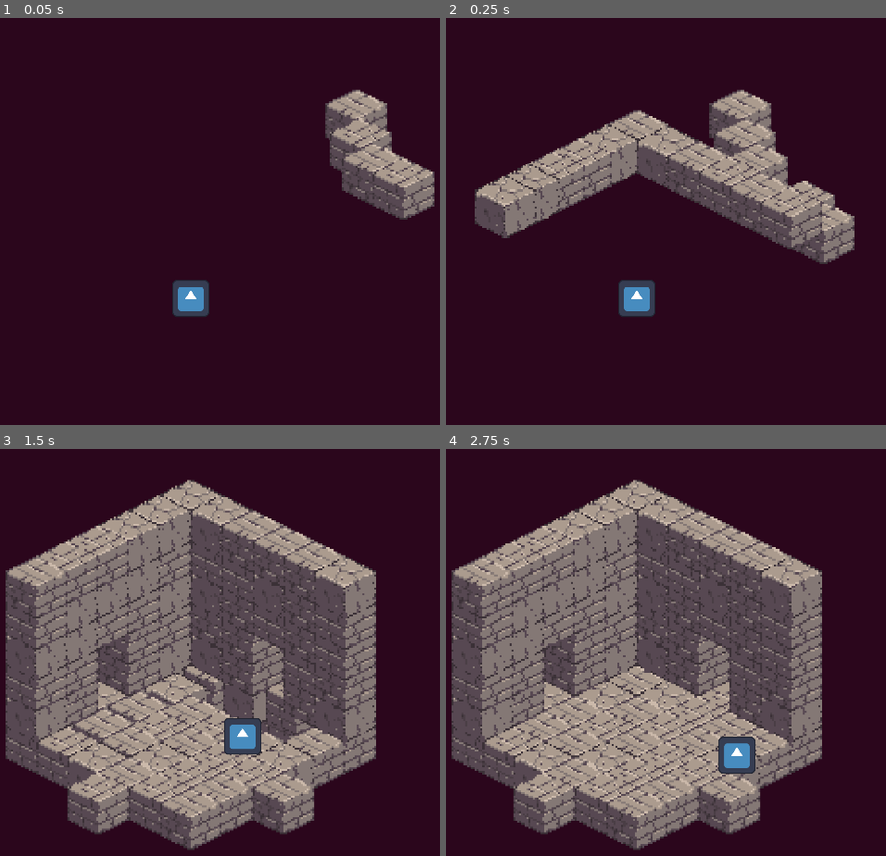
Above: before the commit, frames 1-4 (two rows, left to right).
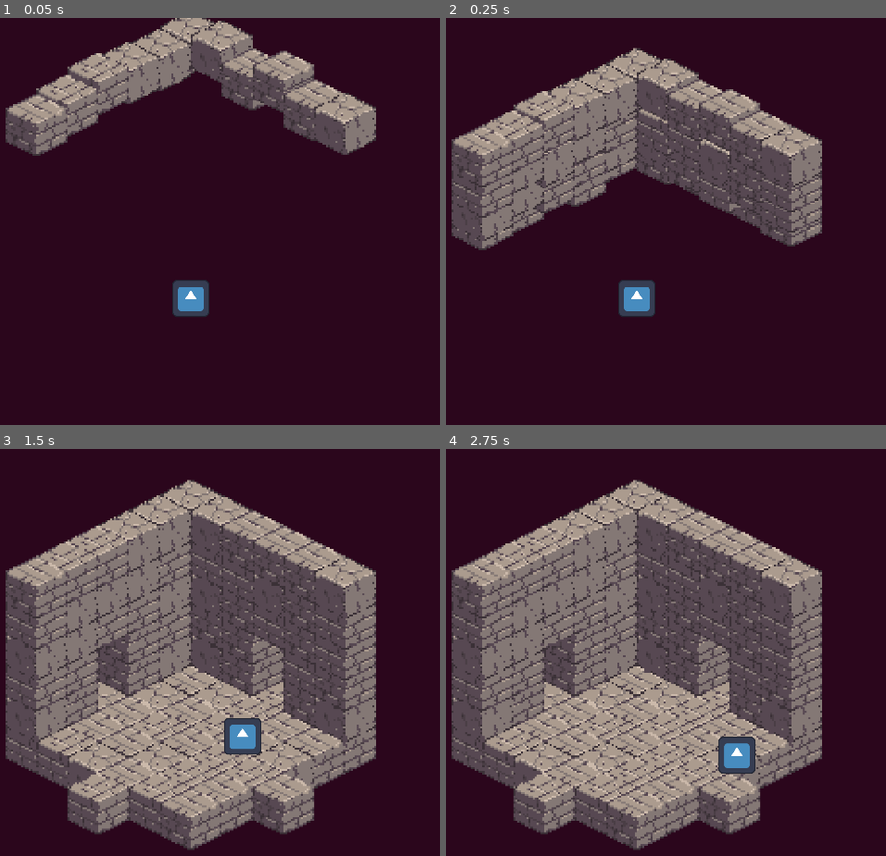
Above: after the commit, the same moments.

Repository: bitwise-aiden/godot-playground
Game: Godot game, scene res://game.tscn
Two runs of this game, one before a commit and one after it. Both use one fixed random seed, a clock stepped at 60 frames per second and the inputs below. The engine's default icon, where the game draws it, is replaced by a stand-in: a white triangle on a blue panel in a dark square.
Inputs:
- Up to frame 1 (0.05 s): no input
- Up to frame 2 (0.25 s): no input
- Up to frame 3 (1.5 s): hold Right (ui_right) 0.53-1.28 s; hold Down (ui_down) from 1.28 s (still down)
- Up to frame 4 (2.75 s): release Down (ui_down) at 2.03 s; hold Right (ui_right) from 2.03 s (still down)

The runs differ from the first frame. In frame 1, 16% of the frame differs, in the area x 1-99%, y 0-50%; in frame 2, 22%, in the area x 1-93%, y 7-61%; in frame 3, 3.0%; in frame 4, nothing differs.

Commit message:
Finish up transition

Diff:
--- a/block.gd
+++ b/block.gd
@@ -39,7 +39,7 @@
 		__sprite,
 		"position",
 		Vector2.ZERO,
-		0.2,
+		0.2 + randf() * 0.2,
 	)
 
 	await tween.finished
@@ -55,7 +55,7 @@
 		__sprite,
 		"position",
 		direction * 200.0,
-		0.2,
+		0.2 + randf() * 0.2,
 	)
 
 	await tween.finished
--- a/dungeon.gd
+++ b/dungeon.gd
@@ -1,4 +1,10 @@
 class_name Dungeon extends Node2D
+
+
+# Private constants
+
+const __DUNGEON_LAYER : Resource = preload("res://dungeon_layer.tscn")
+const __DUNGEON_HEIGHT : int = 6
 
 
 # Private variables
@@ -19,7 +25,7 @@
 		for coord in __layers[i].get_used_cells(0):
 			var delta : Vector2i = coord - __block_centre
 
-			__block_locations.append(Vector3i(delta.x, delta.y, i))
+			__block_locations.append(Vector3i(delta.x, i, delta.y))
 
 	var ground : TileMap = __layers[0]
 	var centre : Vector2 = ground.map_to_local(__block_centre)
@@ -31,43 +37,40 @@
 
 # Public methods
 
-
 func blocks_enter(
-	direction : Vector2i,
+	direction : Vector3i,
 	except : Array = [],
 ) -> void:
-	var blocks : Array[Block] = get_blocks()
-	blocks.sort_custom(
-		func (a, b):
-			__block_coord(a) * direction < __block_coord(b) * direction
-	)
-
-	for block in blocks:
-		if except.find(__block_location(block)) != -1:
-			continue
-
-		__block_enter(block, direction)
-
-		await get_tree().create_timer(0.01).timeout
+	var blocks_by_layer : Dictionary = get_blocks_by_layer(direction)
+	var layers : Array = blocks_by_layer.keys()
+	layers.sort()
+
+	for layer : int in layers:
+		for block : Block in blocks_by_layer[layer]:
+			if except.find(__block_location(block)) != -1:
+				continue
+
+			__block_enter(block, direction)
+
+		await get_tree().create_timer(0.05).timeout
 
 
 func blocks_exit(
-	direction : Vector2i,
+	direction : Vector3i,
 	except : Array = [],
 ) -> void:
-	var blocks : Array[Block] = get_blocks()
-	blocks.sort_custom(
-		func (a, b):
-			__block_coord(a) * direction > __block_coord(b) * direction
-	)
-
-	for block in blocks:
-		if except.find(__block_location(block)) != -1:
-			continue
-
-		__block_exit(block, direction)
-
-		await get_tree().create_timer(0.01).timeout
+	var blocks_by_layer : Dictionary = get_blocks_by_layer(direction)
+	var layers : Array = blocks_by_layer.keys()
+	layers.sort()
+
+	for layer : int in layers:
+		for block : Block in blocks_by_layer[layer]:
+			if except.find(__block_location(block)) != -1:
+				continue
+
+			__block_exit(block, direction)
+
+		await get_tree().create_timer(0.05).timeout
 
 
 func get_blocks() -> Array[Block]:
@@ -77,6 +80,23 @@
 		blocks += layer.get_blocks()
 
 	return blocks
+
+
+func get_blocks_by_layer(
+	axis : Vector3i,
+) -> Dictionary:
+	var blocks_by_layer : Dictionary = {}
+
+	for block in get_blocks():
+		var block_axis : Vector3i = __block_location(block) * axis
+		var value : int = block_axis.x + block_axis.y + block_axis.z
+
+		if !value in blocks_by_layer:
+			blocks_by_layer[value] = []
+
+		blocks_by_layer[value].append(block)
+
+	return blocks_by_layer
 
 
 func get_camera_target() -> Vector2:
@@ -130,20 +150,19 @@
 	var behind : bool = offset == offset.abs()
 
 	for block_location in __block_locations:
-		var coord : Vector2i = Vector2i(block_location.x, block_location.y) + __block_centre
-		var layer : int = block_location.z
+		var coord : Vector2i = Vector2i(block_location.x, block_location.z) + __block_centre
+		var layer : int = block_location.y
 
 		__layers[layer].set_cell(0, coord, 1, Vector2i.ZERO, 1)
 
-		curr_blocks[Vector3i(coord.x, coord.y, layer)] = null
+		curr_blocks[Vector3i(coord.x, layer, coord.y)] = null
 
 	await get_tree().process_frame
 
-	var angle : float = Vector2.UP.angle_to(__direction_scalar)
-	var direction : Vector2i = Vector2i(Vector2(offset).rotated(angle))
-
-	blocks_exit(offset, curr_blocks.keys())
-	blocks_enter(offset, prev_blocks.keys())
+	var direction : Vector3i = Vector3i(offset.x, 0.0, offset.y)
+
+	blocks_exit(direction, curr_blocks.keys())
+	blocks_enter(direction, prev_blocks.keys())
 
 
 # Private methods
@@ -153,33 +172,35 @@
 ) -> Vector2i:
 	var location : Vector3i = __block_location(block)
 
-	return Vector2i(location.x, location.y)
+	return Vector2i(location.x, location.z)
 
 
 var __directions : Dictionary = {
-	Vector2i.UP : Vector2(1, -1),
-	Vector2i.RIGHT : Vector2(-1, -1),
-	Vector2i.DOWN : Vector2(-1, 1),
-	Vector2i.LEFT : Vector2(1, 1),
+	Vector3i(0, 0, -1) : Vector2(+1.0, -1.0),
+	Vector3i(0, 0, +1) : Vector2(-1.0, +1.0),
+	Vector3i(+1, 0, 0) : Vector2(+1.0, +1.0),
+	Vector3i(-1, 0, 0) : Vector2(-1.0, -1.0),
+	Vector3i(0, -1, 0) : Vector2(0.0, -1.0),
 }
 
 func __block_enter(
 	block : Block,
-	direction : Vector2i,
+	direction : Vector3i,
 ) -> void:
 	await block.enter(__directions[direction] * __direction_scalar)
 
 
 func __block_exit(
 	block : Block,
-	direction : Vector2i,
+	direction : Vector3i,
 ) -> void:
 	await block.exit(__directions[direction] * __direction_scalar * -1)
+	print(direction)
 
 	var location = __block_location(block)
 
-	var coord : Vector2i = Vector2i(location.x, location.y)
-	var layer : int = location.z
+	var coord : Vector2i = Vector2i(location.x, location.z)
+	var layer : int = location.y
 
 	__layers[layer].erase_cell(0, coord)
 
@@ -191,4 +212,4 @@
 	var layer : int = __layers.find(parent)
 	var coord : Vector2i = __layers[layer].local_to_map(block.position)
 
-	return Vector3i(coord.x, coord.y, layer)
+	return Vector3i(coord.x, layer, coord.y)
--- /dev/null
+++ b/dungeon_layer.tscn
@@ -0,0 +1,134 @@
+[gd_scene load_steps=5 format=3 uid="uid://btq33hxv5sokc"]
+
+[ext_resource type="PackedScene" uid="uid://dk0x2n3o8hcle" path="res://block.tscn" id="1_8a87w"]
+[ext_resource type="Script" path="res://dungeon_layer.gd" id="2_hbdeo"]
+
+[sub_resource type="TileSetScenesCollectionSource" id="TileSetScenesCollectionSource_f2v3a"]
+scenes/1/scene = ExtResource("1_8a87w")
+
+[sub_resource type="TileSet" id="TileSet_aeg28"]
+tile_shape = 1
+tile_layout = 5
+tile_size = Vector2i(64, 32)
+sources/1 = SubResource("TileSetScenesCollectionSource_f2v3a")
+
+[node name="layer_0" type="TileMap"]
+y_sort_enabled = true
+tile_set = SubResource("TileSet_aeg28")
+format = 2
+layer_0/y_sort_enabled = true
+layer_0/tile_data = PackedInt32Array(65535, 1, 65536, 131071, 1, 65536, 196607, 1, 65536, 262143, 1, 65536, 327679, 1, 65536, 393215, 1, 65536, 327680, 1, 65536, 327681, 1, 65536, 327682, 1, 65536, 327683, 1, 65536, 327684, 1, 65536, 0, 1, 65536, 1, 1, 65536, 2, 1, 65536, 3, 1, 65536, 4, 1, 65536, 196613, 1, 65536, 393218, 1, 65536, 262148, 1, 65536, 196612, 1, 65536, 131076, 1, 65536, 65540, 1, 65536, 65539, 1, 65536, 65538, 1, 65536, 65537, 1, 65536, 65536, 1, 65536, 131072, 1, 65536, 196608, 1, 65536, 262144, 1, 65536, 262145, 1, 65536, 131073, 1, 65536, 196609, 1, 65536, 262146, 1, 65536, 196610, 1, 65536, 131074, 1, 65536, 196611, 1, 65536, 262147, 1, 65536, 131075, 1, 65536)
+script = ExtResource("2_hbdeo")
+
+[node name="block" parent="." instance=ExtResource("1_8a87w")]
+
+[node name="_Node2D_18816" parent="." instance=ExtResource("1_8a87w")]
+position = Vector2(-32, 16)
+
+[node name="_Node2D_18817" parent="." instance=ExtResource("1_8a87w")]
+position = Vector2(-64, 32)
+
+[node name="_Node2D_18818" parent="." instance=ExtResource("1_8a87w")]
+position = Vector2(-96, 48)
+
+[node name="_Node2D_18819" parent="." instance=ExtResource("1_8a87w")]
+position = Vector2(-128, 64)
+
+[node name="_Node2D_18820" parent="." instance=ExtResource("1_8a87w")]
+position = Vector2(-160, 80)
+
+[node name="_Node2D_18821" parent="." instance=ExtResource("1_8a87w")]
+position = Vector2(-128, 96)
+
+[node name="_Node2D_18822" parent="." instance=ExtResource("1_8a87w")]
+position = Vector2(-96, 112)
+
+[node name="_Node2D_18823" parent="." instance=ExtResource("1_8a87w")]
+position = Vector2(-64, 128)
+
+[node name="_Node2D_18824" parent="." instance=ExtResource("1_8a87w")]
+position = Vector2(-32, 144)
+
+[node name="_Node2D_18825" parent="." instance=ExtResource("1_8a87w")]
+position = Vector2(0, 160)
+
+[node name="_Node2D_18826" parent="." instance=ExtResource("1_8a87w")]
+position = Vector2(32, 16)
+
+[node name="_Node2D_18827" parent="." instance=ExtResource("1_8a87w")]
+position = Vector2(64, 32)
+
+[node name="_Node2D_18828" parent="." instance=ExtResource("1_8a87w")]
+position = Vector2(96, 48)
+
+[node name="_Node2D_18829" parent="." instance=ExtResource("1_8a87w")]
+position = Vector2(128, 64)
+
+[node name="_Node2D_18830" parent="." instance=ExtResource("1_8a87w")]
+position = Vector2(160, 80)
+
+[node name="_Node2D_18831" parent="." instance=ExtResource("1_8a87w")]
+position = Vector2(96, 144)
+
+[node name="_Node2D_18832" parent="." instance=ExtResource("1_8a87w")]
+position = Vector2(-96, 144)
+
+[node name="_Node2D_18833" parent="." instance=ExtResource("1_8a87w")]
+position = Vector2(32, 144)
+
+[node name="_Node2D_18834" parent="." instance=ExtResource("1_8a87w")]
+position = Vector2(64, 128)
+
+[node name="_Node2D_18835" parent="." instance=ExtResource("1_8a87w")]
+position = Vector2(96, 112)
+
+[node name="_Node2D_18836" parent="." instance=ExtResource("1_8a87w")]
+position = Vector2(128, 96)
+
+[node name="_Node2D_18837" parent="." instance=ExtResource("1_8a87w")]
+position = Vector2(96, 80)
+
+[node name="_Node2D_18838" parent="." instance=ExtResource("1_8a87w")]
+position = Vector2(64, 64)
+
+[node name="_Node2D_18839" parent="." instance=ExtResource("1_8a87w")]
+position = Vector2(32, 48)
+
+[node name="_Node2D_18840" parent="." instance=ExtResource("1_8a87w")]
+position = Vector2(0, 32)
+
+[node name="_Node2D_18841" parent="." instance=ExtResource("1_8a87w")]
+position = Vector2(-32, 48)
+
+[node name="_Node2D_18842" parent="." instance=ExtResource("1_8a87w")]
+position = Vector2(-64, 64)
+
+[node name="_Node2D_18843" parent="." instance=ExtResource("1_8a87w")]
+position = Vector2(-96, 80)
+
+[node name="_Node2D_18844" parent="." instance=ExtResource("1_8a87w")]
+position = Vector2(-64, 96)
+
+[node name="_Node2D_18845" parent="." instance=ExtResource("1_8a87w")]
+position = Vector2(0, 64)
+
+[node name="_Node2D_18846" parent="." instance=ExtResource("1_8a87w")]
+position = Vector2(-32, 80)
+
+[node name="_Node2D_18847" parent="." instance=ExtResource("1_8a87w")]
+position = Vector2(-32, 112)
+
+[node name="_Node2D_18848" parent="." instance=ExtResource("1_8a87w")]
+position = Vector2(0, 96)
+
+[node name="_Node2D_18849" parent="." instance=ExtResource("1_8a87w")]
+position = Vector2(32, 80)
+
+[node name="_Node2D_18850" parent="." instance=ExtResource("1_8a87w")]
+position = Vector2(32, 112)
+
+[node name="_Node2D_18851" parent="." instance=ExtResource("1_8a87w")]
+position = Vector2(0, 128)
+
+[node name="_Node2D_18852" parent="." instance=ExtResource("1_8a87w")]
+position = Vector2(64, 96)
--- a/game.gd
+++ b/game.gd
@@ -15,7 +15,7 @@
 func _ready() -> void:
 	await get_tree().process_frame
 
-	__dungeon.blocks_enter(Vector2.UP)
+	__dungeon.blocks_enter(Vector3i.DOWN)
 	__player.set_direction_scalar(
 		__dungeon.get_diagonal_scalar()
 	)
@@ -38,7 +38,7 @@
 			__camera,
 			"position",
 			__dungeon.get_camera_target() - Vector2(960.0, 760.0),
-			0.5,
+			0.8,
 		)
 
 	__prev_player_coord = player_coord
--- a/game.tscn
+++ b/game.tscn
@@ -1,8 +1,9 @@
-[gd_scene load_steps=9 format=3 uid="uid://blcmb7qxwm3hk"]
+[gd_scene load_steps=10 format=3 uid="uid://blcmb7qxwm3hk"]
 
 [ext_resource type="PackedScene" uid="uid://dk0x2n3o8hcle" path="res://block.tscn" id="1_odc53"]
 [ext_resource type="Script" path="res://game.gd" id="1_xng4h"]
 [ext_resource type="Script" path="res://dungeon.gd" id="2_y7hv0"]
+[ext_resource type="PackedScene" uid="uid://btq33hxv5sokc" path="res://dungeon_layer.tscn" id="3_gqqma"]
 [ext_resource type="Texture2D" uid="uid://wedfwc5yiif6" path="res://icon.svg" id="3_j6u3g"]
 [ext_resource type="Script" path="res://player.gd" id="3_tie54"]
 [ext_resource type="Script" path="res://dungeon_layer.gd" id="4_eq3gc"]
@@ -24,13 +25,7 @@
 scale = Vector2(2.5, 2.5)
 script = ExtResource("2_y7hv0")
 
-[node name="layer_0" type="TileMap" parent="dungeon"]
-y_sort_enabled = true
-tile_set = SubResource("TileSet_aeg28")
-format = 2
-layer_0/y_sort_enabled = true
-layer_0/tile_data = PackedInt32Array(65535, 1, 65536, 131071, 1, 65536, 196607, 1, 65536, 262143, 1, 65536, 327679, 1, 65536, 393215, 1, 65536, 327680, 1, 65536, 327681, 1, 65536, 327682, 1, 65536, 327683, 1, 65536, 327684, 1, 65536, 0, 1, 65536, 1, 1, 65536, 2, 1, 65536, 3, 1, 65536, 4, 1, 65536, 196613, 1, 65536, 393218, 1, 65536, 262148, 1, 65536, 196612, 1, 65536, 131076, 1, 65536, 65540, 1, 65536, 65539, 1, 65536, 65538, 1, 65536, 65537, 1, 65536, 65536, 1, 65536, 131072, 1, 65536, 196608, 1, 65536, 262144, 1, 65536, 262145, 1, 65536, 131073, 1, 65536, 196609, 1, 65536, 262146, 1, 65536, 196610, 1, 65536, 131074, 1, 65536, 196611, 1, 65536, 262147, 1, 65536, 131075, 1, 65536)
-script = ExtResource("4_eq3gc")
+[node name="layer_0" parent="dungeon" instance=ExtResource("3_gqqma")]
 
 [node name="layer_1" type="TileMap" parent="dungeon"]
 y_sort_enabled = true
